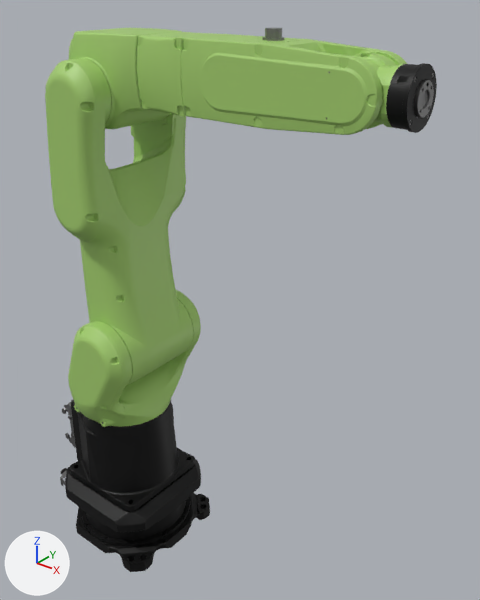
Two versions of the glTF model public/models/FANUC_CR7iAL.glb, one commit apart.
Before and after are seen from a 50 mm lens placed at (0.865, -0.723, 0.597), pointed at (0.229, 0.071, 0.104). Every picture has the same lights, and +X, +Y and +Z are marked at lower left. Where no turn or scale is listed for an object, it has been applied to the vertices. Vertices at the same position are counted once.

The first picture shows 'link_0', 'link_1', 'link_2', 'link_3', 'link_4', 'link_5', 'link_6'.
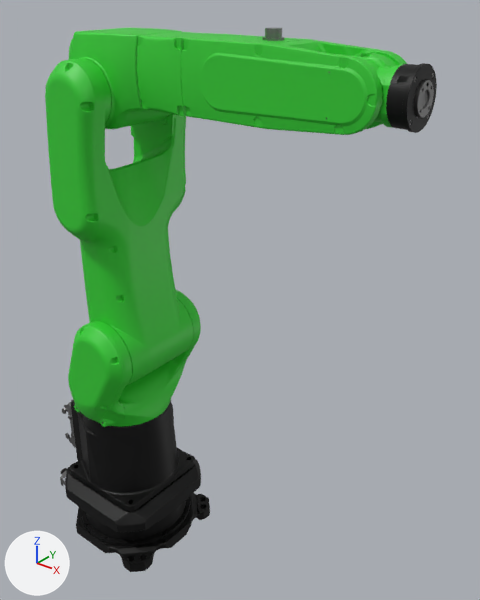
Commit message: fix: update fanuc colors

Boxes (x1, y1, x2, y2) around the edits, measured in the pictures (480 x 600 px):
'link_2', recoloured: (45, 58, 194, 386) in both
'link_3', recoloured: (69, 28, 182, 129) in both
part 1 of me_visuals_5, recoloured: (353, 53, 403, 129) in both
part 2 of me_visuals_4, recoloured: (137, 32, 407, 135) in both
part 3 of me_visuals_1, recoloured: (68, 290, 201, 427) in both

The edits, one by one:
Material 'fanuc_lime_green' (mat_fanuc_lime_green) is new.
Its base color is (0.0319, 0.61, 0.0319) (green #32cd32).
me_visuals_5 has 3430 vertices, 6713 faces and spans x 0.4273..0.5455, y -0.037..0.037, z 0.4323..0.5175.
me_visuals_5 is used by ob_link_5; location (0.0, 0.0, 0.0).
me_visuals_5 part 1: all 2436 faces that had it switch from mat_fanuc_green (green #a4ce6e) to mat_fanuc_lime_green (green #32cd32).
me_visuals_4 has 2855 vertices, 5578 faces and spans x 0.14..0.513, y -0.049..0.056, z 0.425..0.539.
me_visuals_4 is used by ob_link_4; location (0.0, 0.0, 0.0).
me_visuals_4 part 2: all 5329 faces that had it switch from mat_fanuc_green (green #a4ce6e) to mat_fanuc_lime_green (green #32cd32).
me_visuals_3 has 1734 vertices, 3464 faces and spans x -0.025..0.139, y -0.072..0.067, z 0.388..0.526.
me_visuals_3 no longer uses material mat_fanuc_green (green #a4ce6e).
me_visuals_3 now uses material mat_fanuc_lime_green (green #32cd32).
me_visuals_2 has 3288 vertices, 6422 faces and spans x -0.019..0.116, y -0.113..0.114, z -0.066..0.491.
me_visuals_2 no longer uses material mat_fanuc_green (green #a4ce6e).
me_visuals_2 now uses material mat_fanuc_lime_green (green #32cd32).
me_visuals_1 has 2597 vertices, 5134 faces and spans x -0.085..0.114, y -0.117..0.118, z -0.16..0.064.
me_visuals_1 is used by ob_link_1; location (0.0, 0.0, 0.0).
me_visuals_1 part 3: all 4910 faces that had it switch from mat_fanuc_green (green #a4ce6e) to mat_fanuc_lime_green (green #32cd32).
